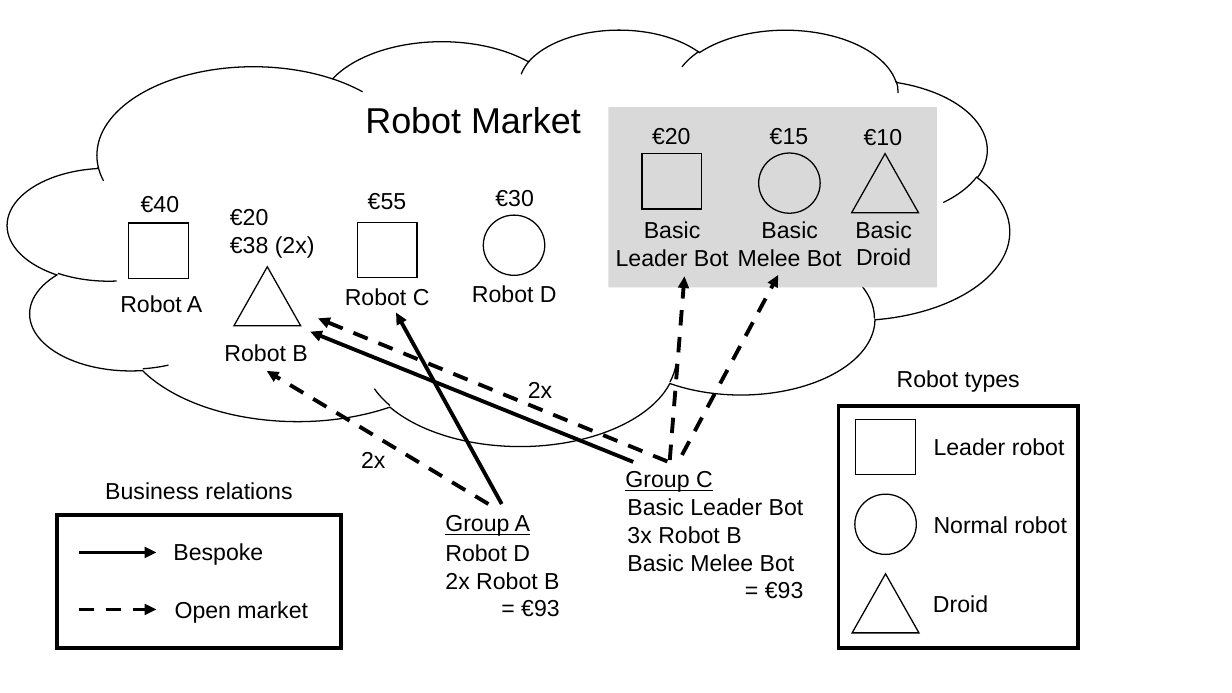
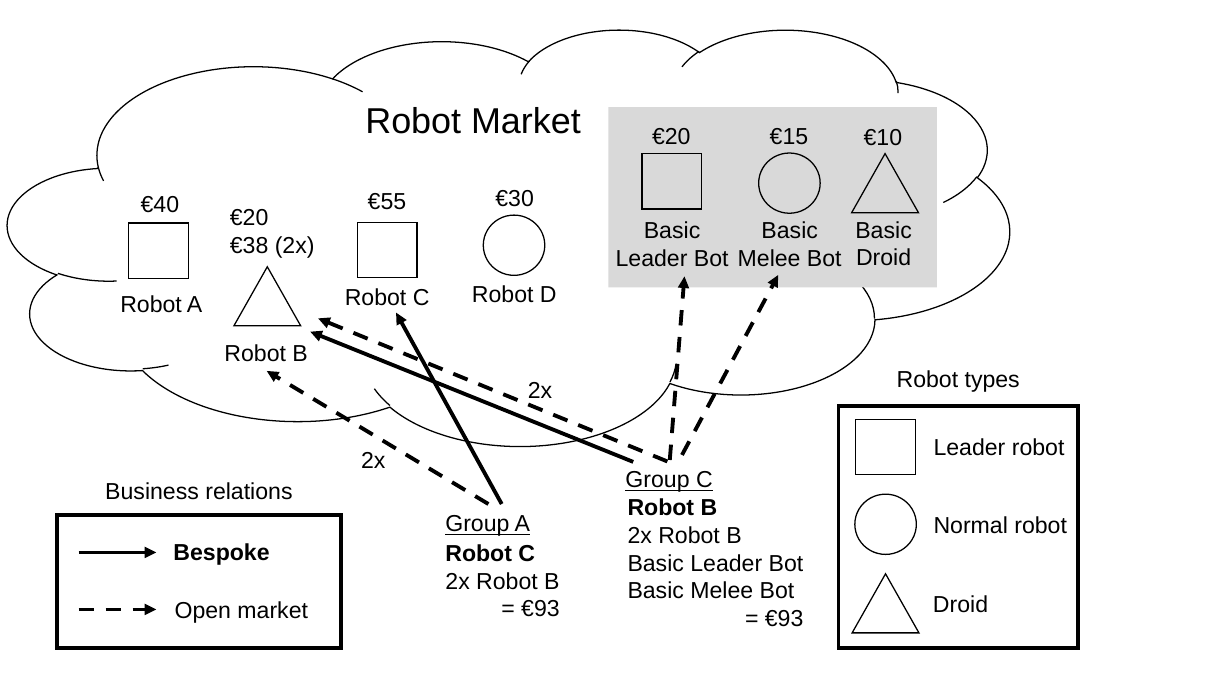
Before and after one commit to lunduniversity/introsofteng, a slide deck: slide 3 of project-rumble/figures/etsa02_figures.pptx (slide 4 before the commit). Drawn at 1232x693 pixels with LibreOffice and Linux fonts; fonts in the diff are those of the drawing. Boxes give left, top, right and bottom in pixels: in the first picture for what was removed or moved away, otherwise in the second. Text is boxed around its words. In the diff, an @@ line names an element or a change of style, - is before the commit and + after.

```diff
--- a/project-rumble/figures/etsa02_figures.pptx
+++ b/project-rumble/figures/etsa02_figures.pptx
@@ text at [628, 498, 741, 544]: paragraphs added @@
+Robot B
+2x Robot B
@@ text "Bespoke" at [173, 543, 269, 565]: bold on @@
@@ text at [627, 526, 741, 544]: paragraph removed @@
-3x Robot B
@@ text at [445, 544, 535, 562]: text changed; bold on @@
-Robot D
+Robot C
```
Also in this commit, not shown: 1 slide removed, 3 other files.
